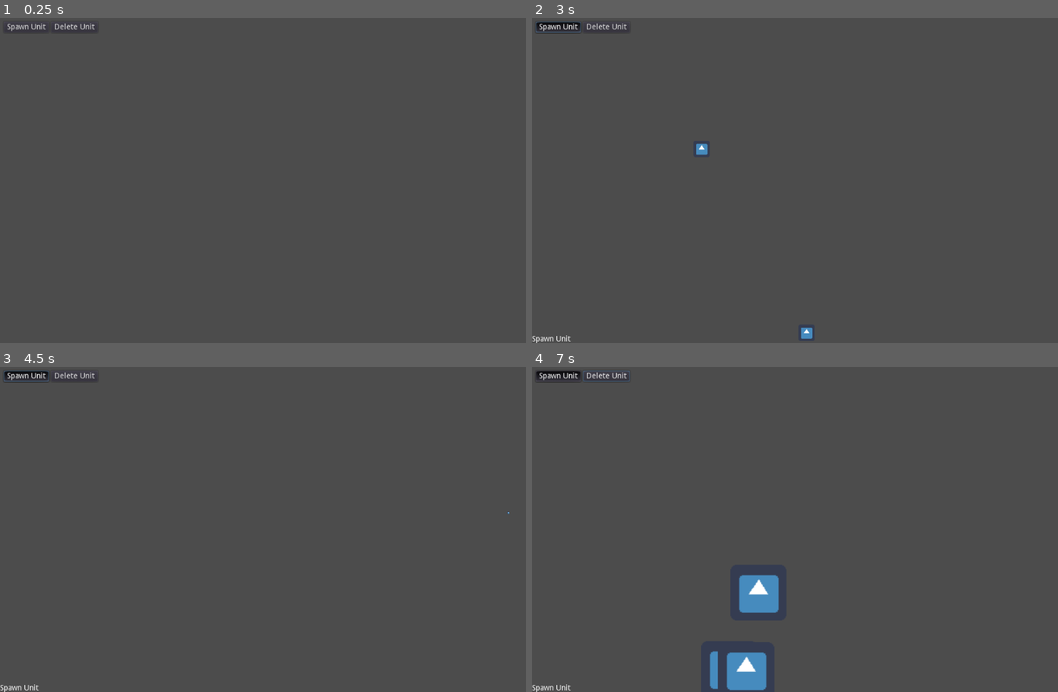
Above: before the commit, frames 1-4 (two rows, left to right).
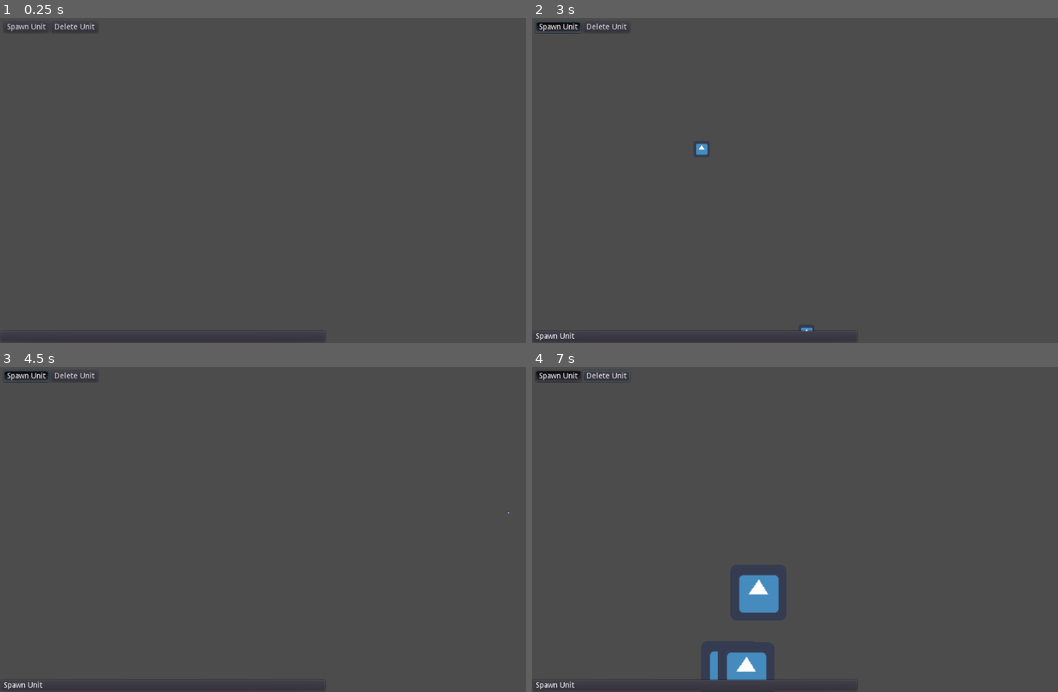
Above: after the commit, the same moments.

Repository: mwerezak/godot-heavy-gear
Game: Godot game, scene res://scripts/MainMap.tscn
Same seed, same stepped clock (60 frames per second), same inputs: the game is played once before the commit and once after it. The engine's default icon, where the game draws it, is replaced by a stand-in: a white triangle on a blue panel in a dark square.
Inputs (mouse positions are in pixels of both pictures, inside the frame that each line leads up to):
- Up to frame 1 (0.25 s): no input
- Up to frame 2 (3 s): click "Spawn Unit" at 0.5 s; tap Enter at 1.25 s; move the mouse to (784, 245) at 1.27 s; press the mouse at (784, 245) at 1.28 s; hold W (view_pan_up) 1.28-2.78 s; move the mouse to (979, 229) at 2.02 s; release the mouse at (979, 229) at 2.03 s; tap Mouse wheel up (view_zoom_in) at 2.1 s; click (979, 229) at 2.17 s; tap Space at 2.75 s; move the mouse to (642, 131) at 2.77 s; hold Left (view_pan_left) from 2.78 s (still down); hold Mouse wheel down (view_zoom_out) from 2.78 s (still down); click (642, 131) at 2.92 s
- Up to frame 3 (4.5 s): tap Enter at 3.5 s; move the mouse to (294, 539) at 3.52 s; release Mouse wheel down (view_zoom_out) at 3.53 s; click (294, 539) at 3.6 s; tap Space at 4.25 s; move the mouse to (420, 529) at 4.27 s; release Left (view_pan_left) at 4.28 s; hold Down (view_pan_down) from 4.28 s (still down); hold Mouse wheel up (view_zoom_in) from 4.28 s (still down); click (420, 529) at 4.42 s
- Up to frame 4 (7 s): tap Enter at 5 s; move the mouse to (931, 513) at 5.02 s; release Down (view_pan_down) at 5.03 s; release Mouse wheel up (view_zoom_in) at 5.03 s; hold Right (view_pan_right) 5.03-5.78 s; tap Mouse wheel down (view_zoom_out) at 5.1 s; click (931, 513) at 5.17 s; move the mouse to (852, 461) at 5.77 s; press the mouse at (852, 461) at 5.78 s; hold W (view_pan_up) 5.78-6.53 s; move the mouse to (816, 568) at 6.52 s; release the mouse at (816, 568) at 6.53 s; hold Right (view_pan_right) from 6.53 s (still down); tap Mouse wheel up (view_zoom_in) at 6.6 s; click (816, 568) at 6.67 s

The runs differ from the first frame. In frame 1, 0.1% of the frame differs, in the area x 3-59%, y 99-100%; in frame 2, 0.3%; in frame 3, 0.2%; in frame 4, 0.5%, in the area x 0-59%, y 96-100%.

Commit message:
UIContext controls are now located inside their own panel

Diff:
--- a/game/scripts/GUI/DevToolbox.gd
+++ b/game/scripts/GUI/DevToolbox.gd
@@ -1,6 +1,6 @@
 extends Control
 
-onready var ui_context = $"/root/MainMap".find_node("UIContext") #this sucks
+onready var ui_context = $"/root/MainMap".find_node("UIContextPanel") #this sucks
 
 var tool_data = [
 	{ name = "Spawn Unit", ui_context = "DevSpawnUnit" },
--- a/game/scripts/MapControl.gd
+++ b/game/scripts/MainMap.gd
@@ -1,6 +1,6 @@
 extends Node
 
-onready var ui_context = $HUDLayer/UIContext
+onready var ui_context = $HUDLayer/LowerLeftPanel/UIContextPanel
 onready var camera = $Camera
 onready var world = $WorldMap
 
--- a/game/scripts/MainMap.tscn
+++ b/game/scripts/MainMap.tscn
@@ -1,10 +1,10 @@
 [gd_scene load_steps=6 format=2]
 
-[ext_resource path="res://scripts/MapControl.gd" type="Script" id=1]
+[ext_resource path="res://scripts/MainMap.gd" type="Script" id=1]
 [ext_resource path="res://scripts/WorldMap.tscn" type="PackedScene" id=2]
 [ext_resource path="res://scripts/Camera.gd" type="Script" id=3]
-[ext_resource path="res://scripts/UIContext/UIContextManager.gd" type="Script" id=4]
-[ext_resource path="res://scripts/GUI/DevToolbox.tscn" type="PackedScene" id=5]
+[ext_resource path="res://scripts/GUI/DevToolbox.tscn" type="PackedScene" id=4]
+[ext_resource path="res://scripts/UIContext/UIContextPanel.tscn" type="PackedScene" id=5]
 
 [node name="MainMap" type="Node" index="0"]
 
@@ -48,9 +48,29 @@
 scale = Vector2( 1, 1 )
 transform = Transform2D( 1, 0, 0, 1, 0, 0 )
 
-[node name="UIContext" type="Node" parent="HUDLayer" index="0"]
+[node name="DevToolbox" parent="HUDLayer" index="0" instance=ExtResource( 4 )]
 
-script = ExtResource( 4 )
-_sections_unfolded = [ "Anchor", "Margin" ]
+[node name="LowerLeftPanel" type="VBoxContainer" parent="HUDLayer" index="1"]
 
-[node name="DevToolbox" parent="HUDLayer" index="1" instance=ExtResource( 5 )]
+anchor_left = 0.0
+anchor_top = 1.0
+anchor_right = 0.0
+anchor_bottom = 1.0
+margin_top = -40.0
+margin_right = 600.0
+grow_vertical = 0
+rect_pivot_offset = Vector2( 0, 0 )
+rect_clip_content = false
+mouse_filter = 1
+mouse_default_cursor_shape = 0
+size_flags_horizontal = 1
+size_flags_vertical = 1
+alignment = 2
+_sections_unfolded = [ "Grow Direction" ]
+
+[node name="UIContextPanel" parent="HUDLayer/LowerLeftPanel" index="0" instance=ExtResource( 5 )]
+
+margin_top = 16.0
+margin_bottom = 40.0
+grow_vertical = 0
+_sections_unfolded = [ "Anchor", "Grow Direction", "Margin", "Rect" ]
--- a/game/scripts/UIContext/DeleteUnitTool.tscn
+++ b/game/scripts/UIContext/DeleteUnitTool.tscn
@@ -2,12 +2,12 @@
 
 [ext_resource path="res://scripts/UIContext/DeleteUnitTool.gd" type="Script" id=1]
 
-[node name="DeleteUnit" type="Control"]
+[node name="DeleteUnit" type="Container" index="0"]
 
 anchor_left = 0.0
-anchor_top = 1.0
+anchor_top = 0.5
 anchor_right = 0.0
-anchor_bottom = 1.0
+anchor_bottom = 0.5
 rect_pivot_offset = Vector2( 0, 0 )
 rect_clip_content = false
 mouse_filter = 0
@@ -19,11 +19,12 @@
 [node name="Label" type="Label" parent="." index="0"]
 
 anchor_left = 0.0
-anchor_top = 1.0
+anchor_top = 0.5
 anchor_right = 0.0
-anchor_bottom = 1.0
-margin_top = -14.0
-margin_right = 71.0
+anchor_bottom = 0.5
+margin_top = -7.0
+margin_right = 74.0
+margin_bottom = 7.0
 grow_vertical = 0
 rect_pivot_offset = Vector2( 0, 0 )
 rect_clip_content = false
@@ -35,4 +36,4 @@
 percent_visible = 1.0
 lines_skipped = 0
 max_lines_visible = -1
-_sections_unfolded = [ "Anchor", "Grow Direction", "Margin" ]
+_sections_unfolded = [ "Anchor", "Grow Direction", "Margin", "Rect" ]
--- a/game/scripts/UIContext/SpawnUnitTool.tscn
+++ b/game/scripts/UIContext/SpawnUnitTool.tscn
@@ -2,12 +2,12 @@
 
 [ext_resource path="res://scripts/UIContext/SpawnUnitTool.gd" type="Script" id=1]
 
-[node name="SpawnUnit" type="Control"]
+[node name="SpawnUnit" type="Container" index="0"]
 
 anchor_left = 0.0
-anchor_top = 1.0
+anchor_top = 0.5
 anchor_right = 0.0
-anchor_bottom = 1.0
+anchor_bottom = 0.5
 rect_pivot_offset = Vector2( 0, 0 )
 rect_clip_content = false
 mouse_filter = 0
@@ -20,9 +20,12 @@
 [node name="Label" type="Label" parent="." index="0"]
 
 anchor_left = 0.0
-anchor_top = 1.0
+anchor_top = 0.5
 anchor_right = 0.0
-anchor_bottom = 1.0
+anchor_bottom = 0.5
+margin_top = -7.0
+margin_right = 71.0
+margin_bottom = 7.0
 grow_vertical = 0
 rect_pivot_offset = Vector2( 0, 0 )
 rect_clip_content = false
--- a/game/scripts/UIContext/UIContextManager.gd
+++ b/game/scripts/UIContext/UIContextManager.gd
@@ -1,14 +1,15 @@
-extends Node
+extends Control
+
+onready var container = $VBoxContainer
 
 var ui_contexts = {}
-
 var context_stack = []
 
 func register(ui_context):
 	assert(!ui_contexts.has(ui_context.name))
 	ui_contexts[ui_context.name] = ui_context
 	ui_context.hide()
-	add_child(ui_context)
+	container.add_child(ui_context)
 
 func activate(context_name):
 	if is_active_or_suspended(context_name):
--- /dev/null
+++ b/game/scripts/UIContext/UIContextPanel.tscn
@@ -0,0 +1,40 @@
+[gd_scene load_steps=2 format=2]
+
+[ext_resource path="res://scripts/UIContext/UIContextManager.gd" type="Script" id=1]
+
+[node name="UIContextPanel" type="PanelContainer"]
+
+anchor_left = 0.0
+anchor_top = 0.0
+anchor_right = 0.0
+anchor_bottom = 0.0
+margin_right = 600.0
+margin_bottom = 24.0
+rect_min_size = Vector2( 600, 24 )
+rect_pivot_offset = Vector2( 0, 0 )
+rect_clip_content = false
+mouse_filter = 0
+mouse_default_cursor_shape = 0
+size_flags_horizontal = 1
+size_flags_vertical = 1
+script = ExtResource( 1 )
+_sections_unfolded = [ "Margin", "Rect" ]
+
+[node name="VBoxContainer" type="VBoxContainer" parent="." index="0"]
+
+anchor_left = 0.0
+anchor_top = 0.0
+anchor_right = 0.0
+anchor_bottom = 0.0
+margin_left = 7.0
+margin_top = 7.0
+margin_right = 593.0
+margin_bottom = 17.0
+rect_pivot_offset = Vector2( 0, 0 )
+rect_clip_content = false
+mouse_filter = 1
+mouse_default_cursor_shape = 0
+size_flags_horizontal = 1
+size_flags_vertical = 1
+alignment = 1
+_sections_unfolded = [ "Anchor", "Size Flags" ]
